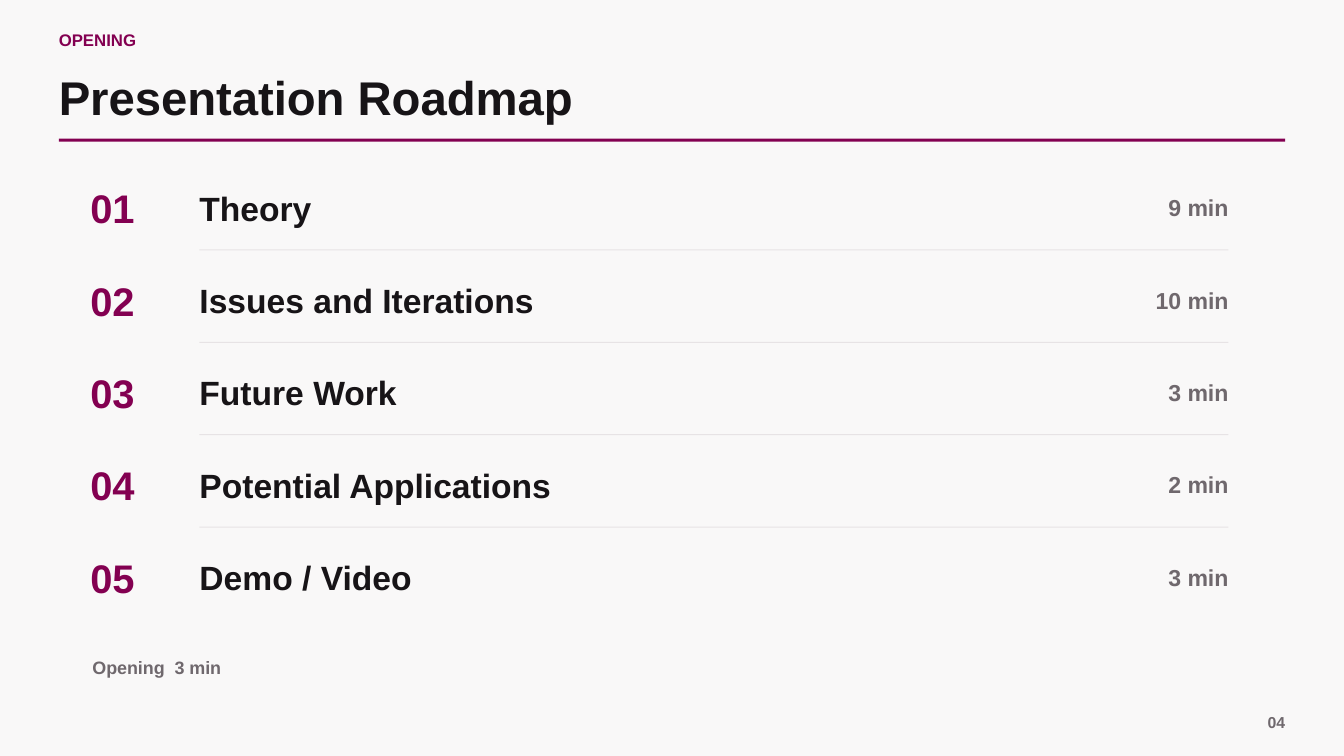
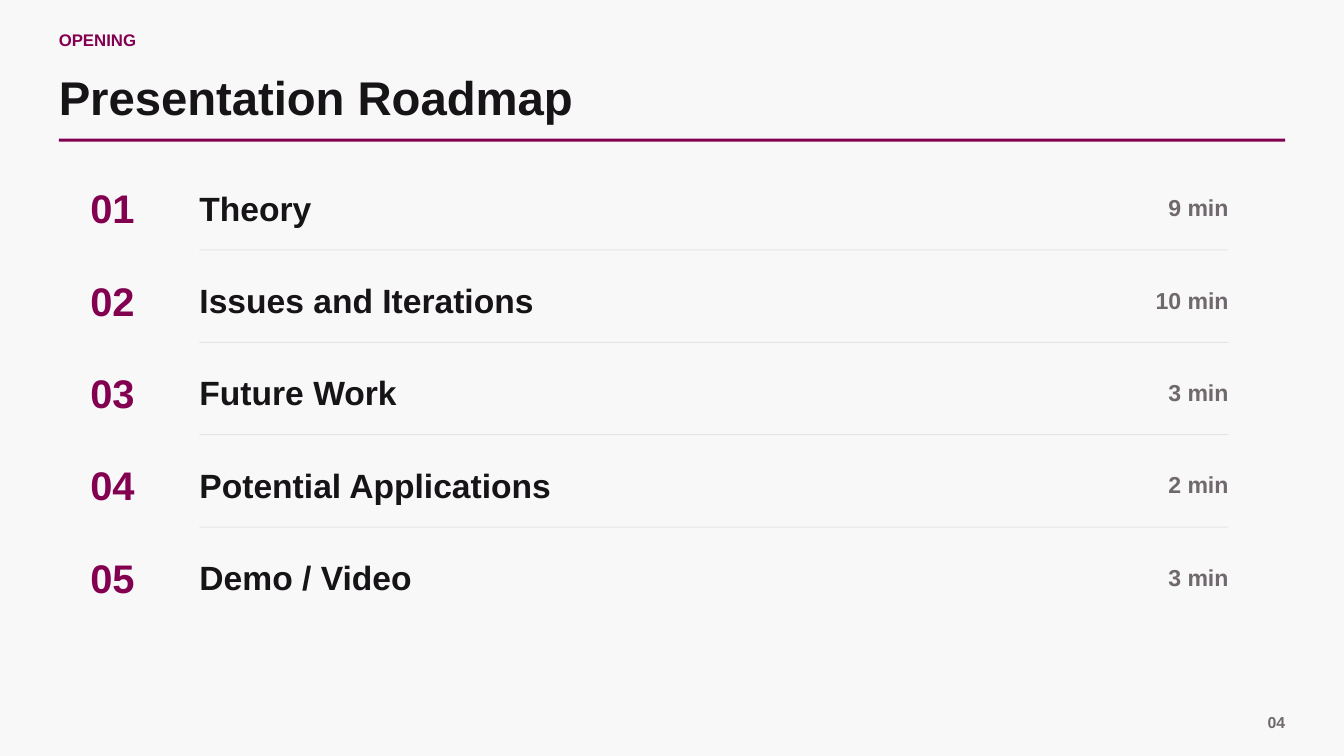
Before and after one commit to scarlet-radio-control/scarlet-radio-control, a slide deck: slide 4 of PRESENTATION.pptx. Drawn at 1344x756 pixels with LibreOffice and Linux fonts; fonts in the diff are those of the drawing. Boxes give left, top, right and bottom in pixels: in the first picture for what was removed or moved away, otherwise in the second. Text is boxed around its words. In the diff, an @@ line names an element or a change of style, - is before the commit and + after.

```diff
--- a/PRESENTATION.pptx
+++ b/PRESENTATION.pptx
@@ text removed at (92, 661, 221, 678) @@
-Opening 3 min
```
Also in this commit, not shown: 2 other slides changed.
